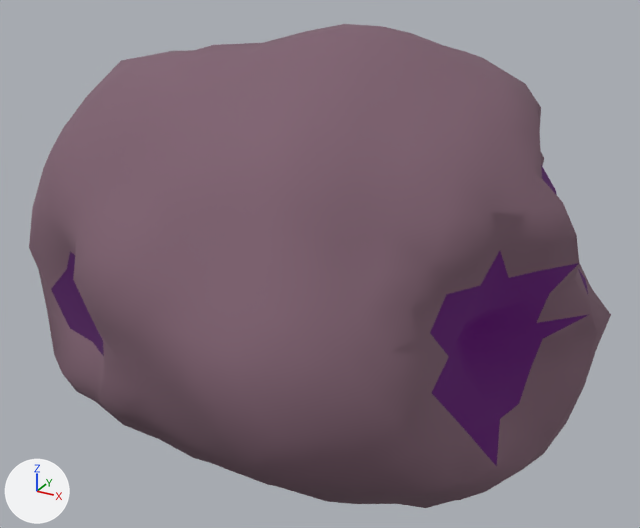
Before and after pictures for a commit that changed the glTF model assets/asteroids/asteroid_med_12.glb.
Before and after are seen from a 50 mm camera at (1.255, -2.434, 1.241) aimed at (-0.071, -0.022, 0.035). Arrows for +X, +Y and +Z are at lower left; the lights stay in place. The first picture is the older version.

In view in the first picture: 'asteroid_med_12'.
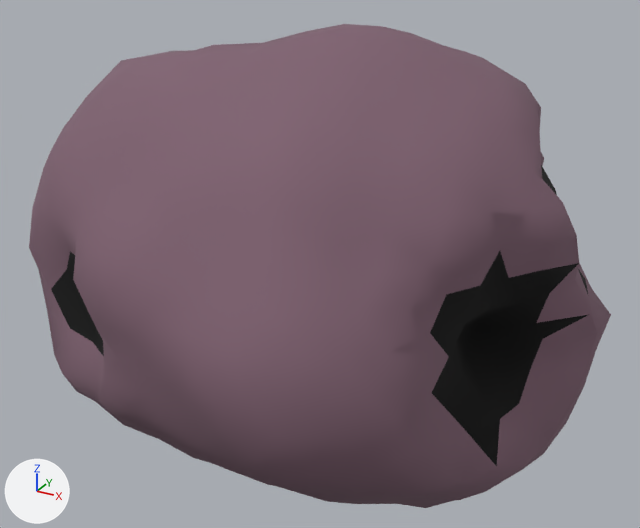
The edits, one by one:
In material 'Crater_asteroid_med_12' (mat_crater_asteroid_med_12), emission_color is no longer (0.042, 0.0, 0.063), dark purple #3a0047.
In material 'Crater_asteroid_med_12' (mat_crater_asteroid_med_12), emission_strength is no longer 1.0.

What differs and where, as boxes [x1, y1, x2, y2] in the pictures (640 x 528 px):
'asteroid_med_12', recoloured, surface changed: [49, 165, 590, 468] in both
